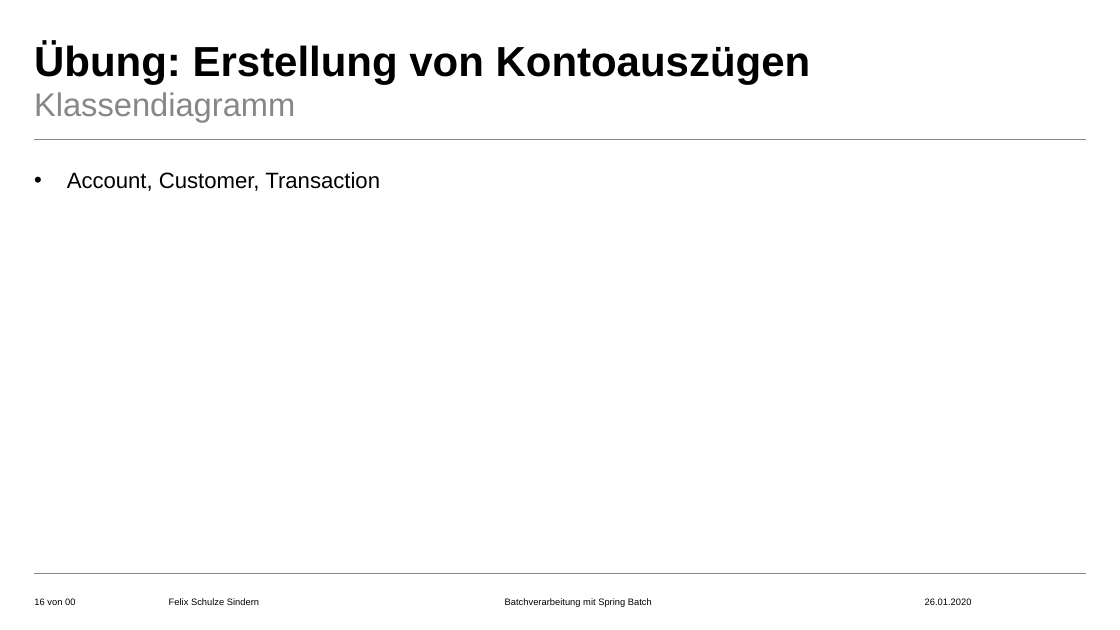
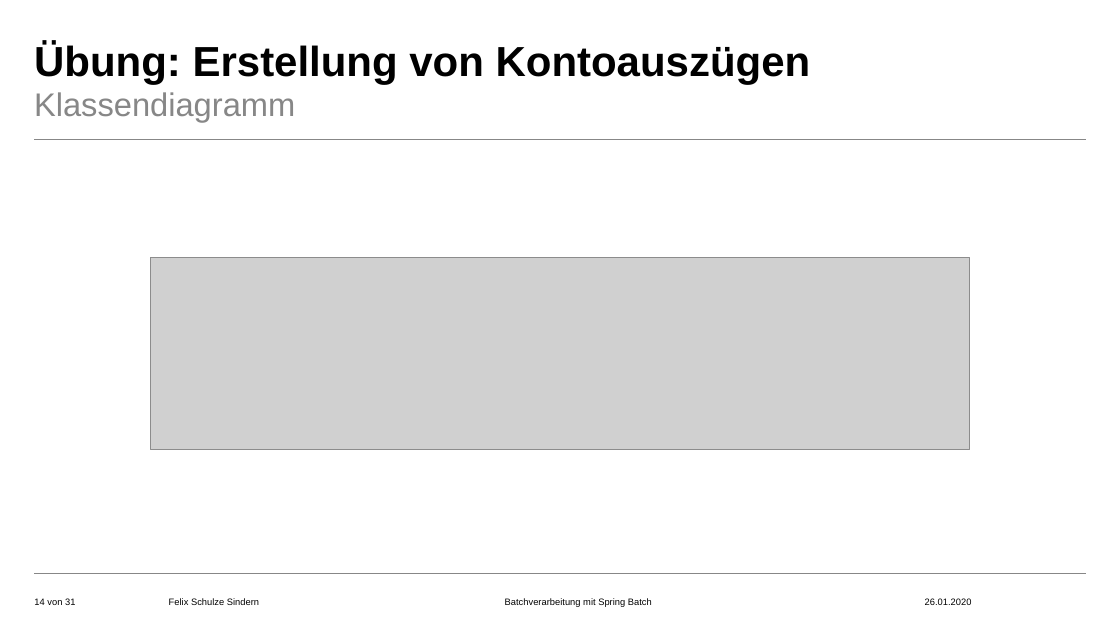
Before and after one commit to FelixSchuSi/spring_batch, a slide deck: slide 14 of spring_batch.pptx (slide 16 before the commit). Drawn at 1120x630 pixels with LibreOffice and Linux fonts; fonts in the diff are those of the drawing; grey boxes stand for pictures; background and template pictures are left out. Boxes give left, top, right and bottom in pixels: in the first picture for what was removed or moved away, otherwise in the second. Text is boxed around its words. In the diff, an @@ line names an element or a change of style, - is before the commit and + after.

```diff
--- a/spring_batch.pptx
+++ b/spring_batch.pptx
@@ text removed at [67, 172, 380, 191] @@
-• Account, Customer, Transaction
@@ picture added at [150, 257, 970, 449] @@
@@ page number at [34, 598, 75, 605]: text changed @@
-16 von 00
+14 von 31
```
Also in this commit, not shown: 17 other slides changed, 14 slides added, 1 slide removed, 1 other file.
